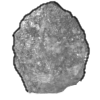
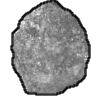
Before/after of a 100 × 100 layered artwork. What changed in the layer stack:
painted on "line" over [10, 0, 91, 96]
